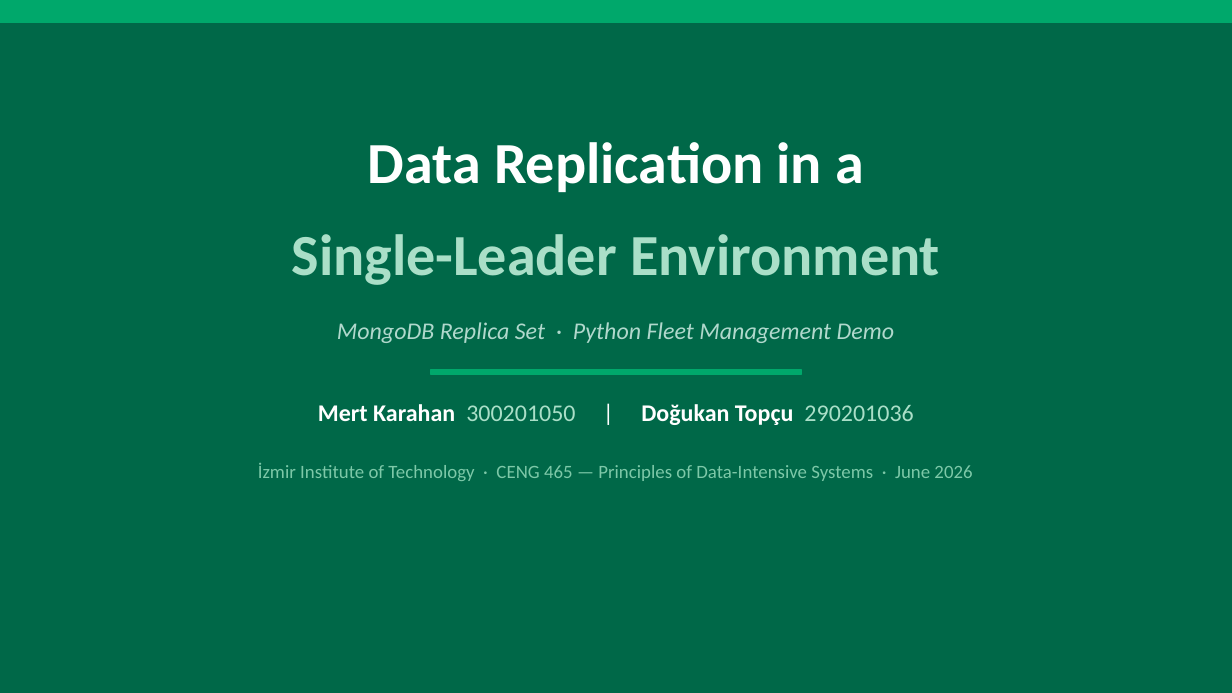
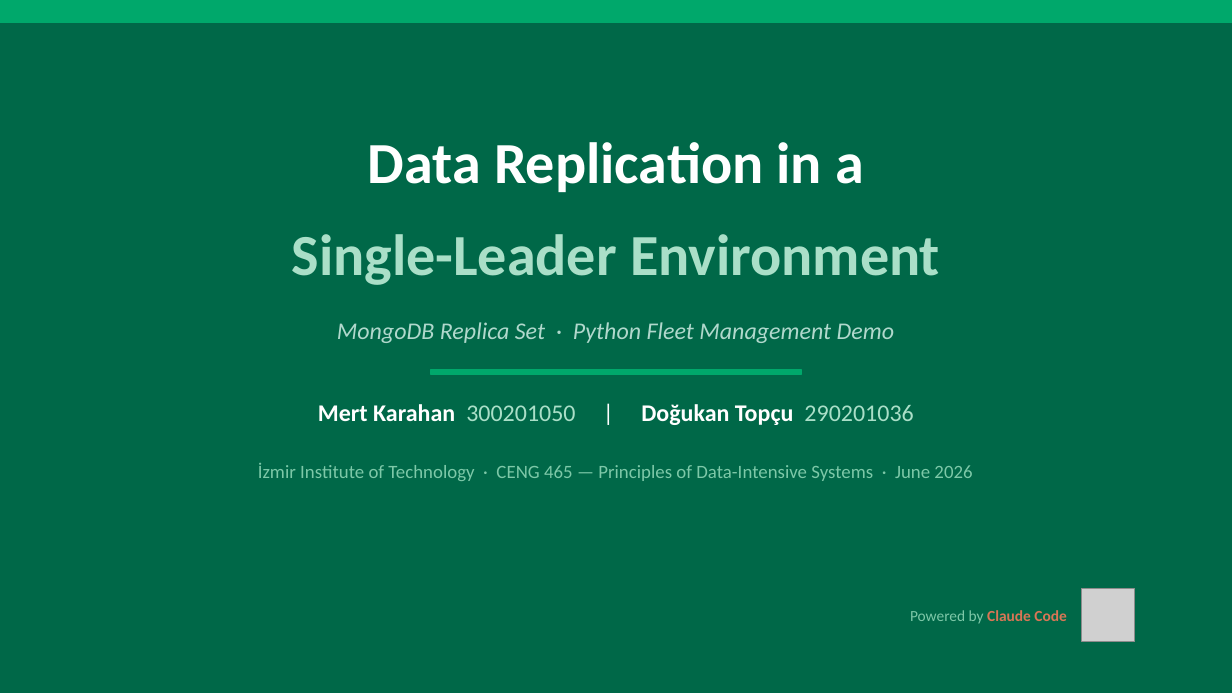
Before and after one commit to mertkarahan955/ceng465_project, a slide deck: slide 1 of presentation/report_presentation.pptx. Drawn at 1232x693 pixels with LibreOffice and Linux fonts; fonts in the diff are those of the drawing; grey boxes stand for pictures. Boxes give left, top, right and bottom in pixels: in the first picture for what was removed or moved away, otherwise in the second. Text is boxed around its words. In the diff, an @@ line names an element or a change of style, - is before the commit and + after.

Commit message:
presentation updates

```diff
--- a/presentation/report_presentation.pptx
+++ b/presentation/report_presentation.pptx
@@ picture added at [1082,589,1135,642] @@
@@ text added at [910,610,1066,624], 9 pt, text #D97656, bold @@
+Powered by Claude Code
```
Also in this commit, not shown: 2 other slides changed, 7 other files.
